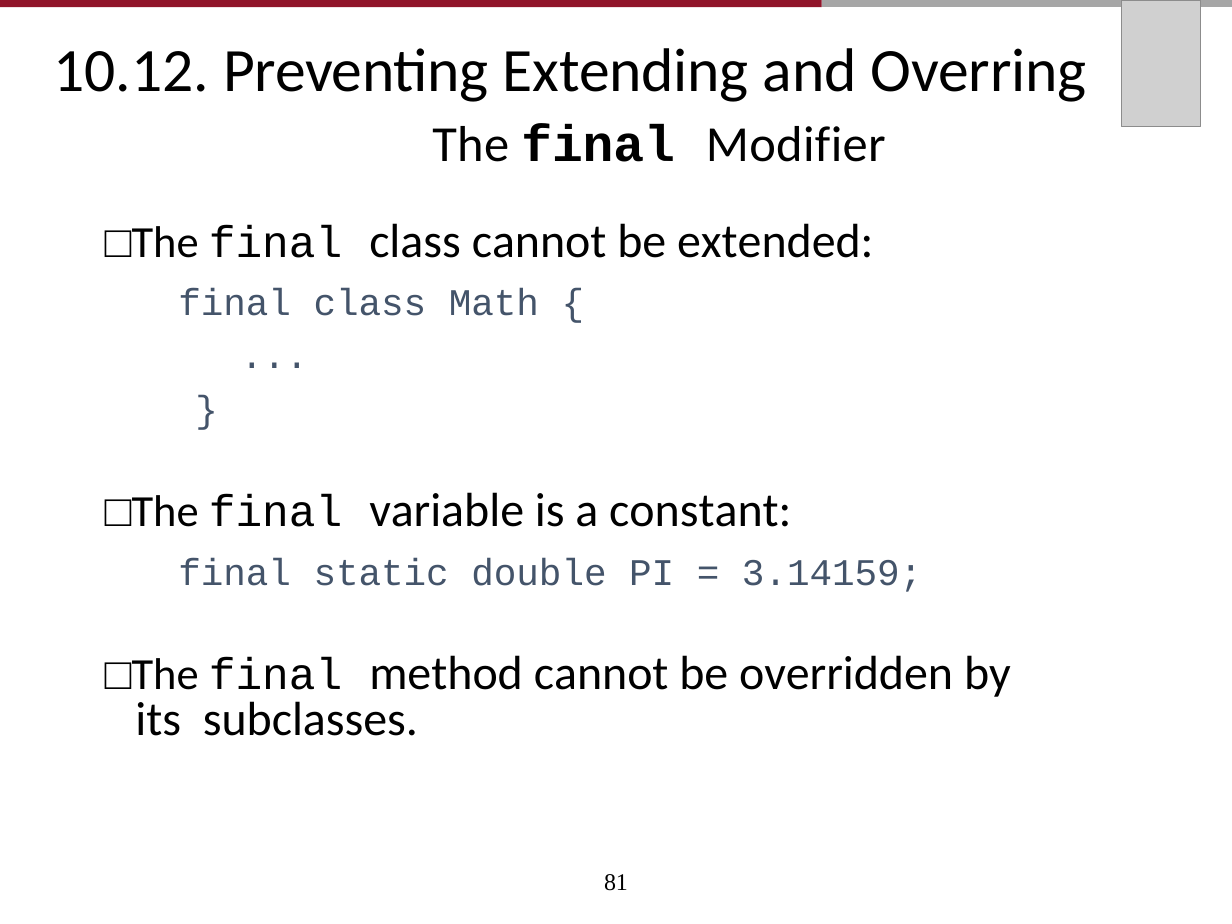
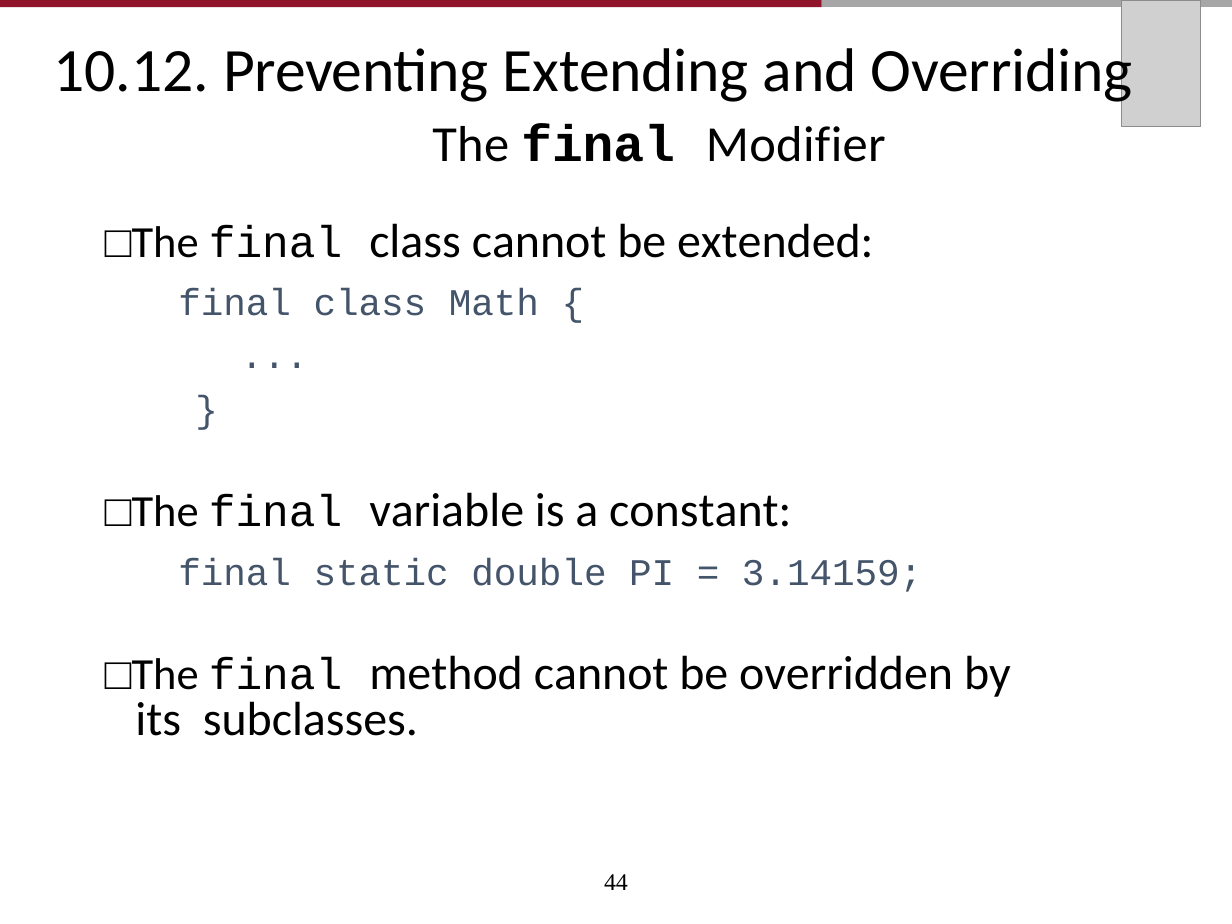
Before and after one commit to AughdonBreslin/CS501IntroToJava, a slide deck: slide 44 of Lectures/10_Inheritance and Polymorphism.pptx (slide 81 before the commit). Drawn at 1232x924 pixels with LibreOffice and Linux fonts; fonts in the diff are those of the drawing; grey boxes stand for pictures. Boxes give left, top, right and bottom in pixels: in the first picture for what was removed or moved away, otherwise in the second. Text is boxed around its words. In the diff, an @@ line names an element or a change of style, - is before the commit and + after.

```diff
--- a/Lectures/10_Inheritance and Polymorphism.pptx
+++ b/Lectures/10_Inheritance and Polymorphism.pptx
@@ title at [53, 39, 1133, 105]: text changed @@
-10.12. Preventing Extending and Overring
+10.12. Preventing Extending and Overriding
@@ page number at [604, 874, 628, 890]: text changed @@
-81
+44
```
Also in this commit, not shown: 21 other slides changed, 2 slides added, 39 slides removed, 26 other files.
